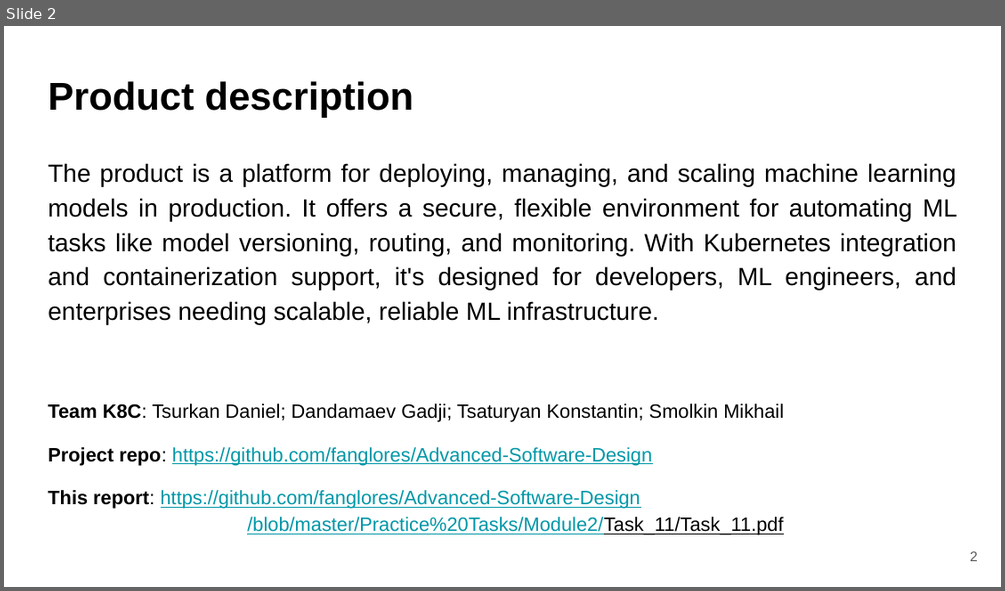
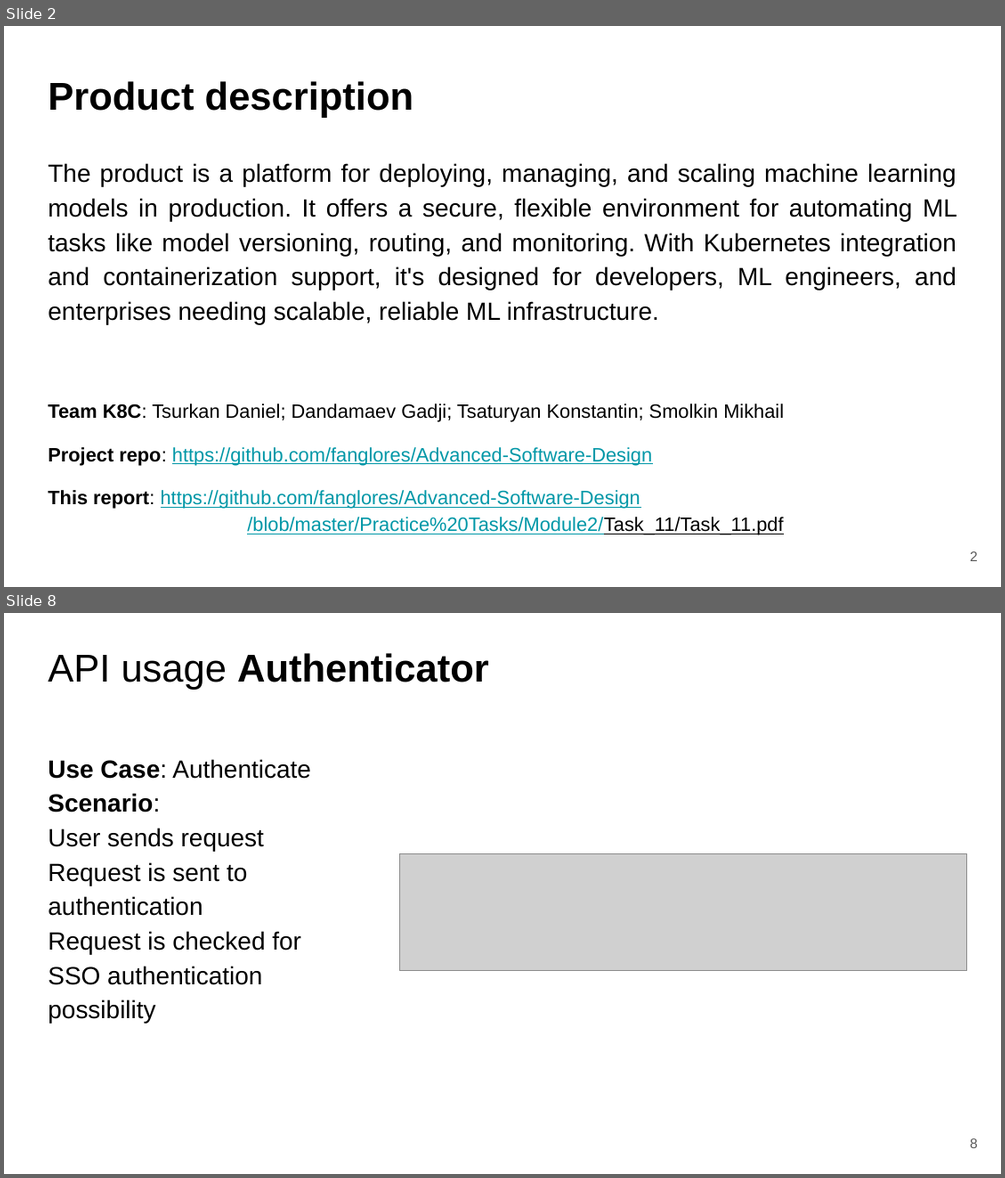
Before and after one commit to fanglores/Advanced-Software-Design, a slide deck: PracticeTasks/Module2/Task_11/Task_11.pptx. Shown one above the other, each under a label of ours: slide 2 before the commit, slides 2 and 8 after it; the slides between them are not shown. The pictures are 1005x591 and 1005x1178 pixels, drawn with LibreOffice and Linux fonts; fonts in the diff are those of the drawing; grey boxes stand for pictures. Boxes give left, top, right and bottom in pixels: in the first picture for what was removed or moved away, otherwise in the second. Text is boxed around its words. In the diff, an @@ line names an element or a change of style, - is before the commit and + after.

```diff
--- a/PracticeTasks/Module2/Task_11/Task_11.pptx
+++ b/PracticeTasks/Module2/Task_11/Task_11.pptx
@@ slide 8 added at (4,613,1001,1174), background #FFFFFF @@
@@ title added at (48,653,489,690), 28 pt, text #000000, bold @@
+API usage Authenticator
@@ text added at (48,759,311,1022), 18 pt, text #000000 @@
+Use Case: Authenticate
+Scenario:
+User sends request
+Request is sent to authentication
+Request is checked for SSO authentication possibility
@@ picture added at (400,853,967,970) @@
@@ page number added at (970,1138,978,1148), 10 pt, text #595959 @@
+8
```
Also in this commit, not shown: 3 slides changed, 5 other slides added, 2 slides removed, 10 other files.
